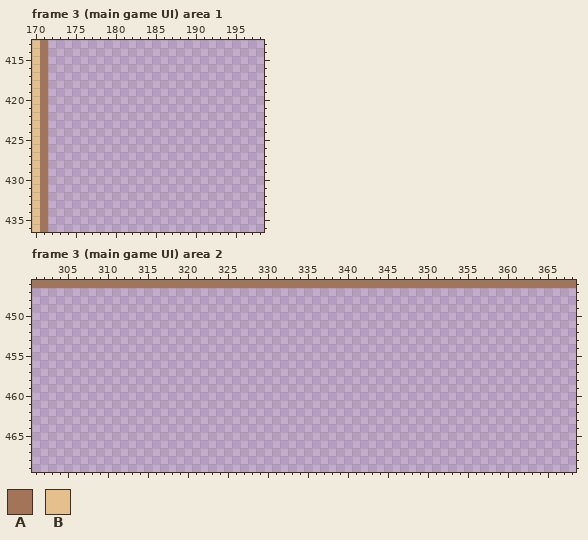
Two states of a pixel-art file, Assets/Textures/UI/UI Atlas.aseprite. This is how it looked before the edit.
500x494 pixels, 5 frames. Shown: frame 3 (main game UI) area 1: x 170..198, y 413..436; frame 3 (main game UI) area 2: x 301..368, y 446..469. The commit also changed other frames or places, which this record leaves out.
Visible layers, top first: "Layer 2", "Layer 7", "Layer 5", "GAME OVER UI Copy", "Layer 6", "Layer 1".
Palette (. is transparent): A #a37457  B #e5c08d
Pixels before, frame 3 (main game UI) area 1, first column x 170:
413 BA
414 BA
415 BA
416 BA
417 BA
418 BA
419 BA
420 BA
421 BA
422 BA
423 BA
424 BA
425 BA
426 BA
427 BA
428 BA
429 BA
430 BA
431 BA
432 BA
433 BA
434 BA
435 BA
436 BA
Pixels before, frame 3 (main game UI) area 2, first column x 301:
446 AAAAAAAAAAAAAAAAAAAAAAAAAAAAAAAAAAAAAAAAAAAAAAAAAAAAAAAAAAAAAAAAAAAA
The same view after the edit:
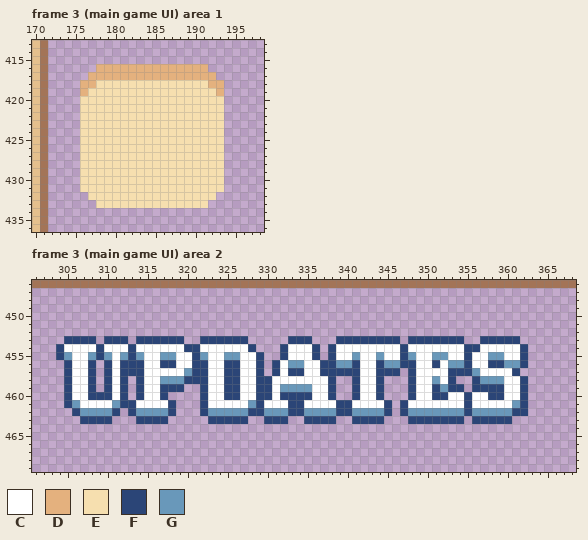
Colours new in this view: C #ffffff  D #e4b17e  E #f6dfaf  F #2b4577  G #6998ba
The edit:
Changed rows in their new state; - is an unchanged pixel.
Frame 3 (main game UI) area 1, layer "Layer 1":
first column x 176:
416 --DDDDDDDDDDDDDD--
417 -DDDDDDDDDDDDDDDD-
418 DDEEEEEEEEEEEEEEDD
419 DEEEEEEEEEEEEEEEED
420 EEEEEEEEEEEEEEEEEE
421 EEEEEEEEEEEEEEEEEE
422 EEEEEEEEEEEEEEEEEE
423 EEEEEEEEEEEEEEEEEE
424 EEEEEEEEEEEEEEEEEE
425 EEEEEEEEEEEEEEEEEE
426 EEEEEEEEEEEEEEEEEE
427 EEEEEEEEEEEEEEEEEE
428 EEEEEEEEEEEEEEEEEE
429 EEEEEEEEEEEEEEEEEE
430 EEEEEEEEEEEEEEEEEE
431 EEEEEEEEEEEEEEEEEE
432 -EEEEEEEEEEEEEEEE-
433 --EEEEEEEEEEEEEE--
Frame 3 (main game UI) area 2, layer "Layer 7":
first column x 304:
453 -FFFF-FFF-FFFFFF--FFFFFF-----FFF---FFFFFFFF-FFFFFFF--FFFFF-
454 FCCCCFCCCFCCCCCCFFCCCCCCF---FCCCF-FCCCCCCCCFCCCCCCCFFCCCCCF
455 FGCCGFGCGFGCCGGCCFGCCGGCCF--FCCCF-FCCGCCGCCFGCCGGCCFCCGGCCF
456 -FCCF-FCFFFCCFFCCFFCCFFCCF-FCGGCCFFGGFCCFGGFFCCFCGGFCCFFGGF
457 -FCCF-FCFFFCCCCCGFFCCFFCCF-FCFFCCFFFFFCCFFF-FCCCCFFFGCCCCF-
458 -FCCF-FCF-FCCGGGFFFCCFFCCFFCCCCCCCF--FCCF---FCCGCF--FGGGCCF
459 -FCCF-FCF-FCCFFF--FCCFFCCFFCGGGGCCF--FCCF---FCCFGFF-FFFFCCF
460 -FCCFFFCF-FCCF----FCCFFCCFFCFFFFCCF--FCCF---FCCFFCCFCCFFCCF
461 -FGCCCCGFFCCCCF---FCCCCCGFCCCFFCCCCFFCCCCF-FCCCCCCCFCCCCCGF
462 --FGGGGF-FGGGGF---FGGGGGFFGGGFFGGGGFFGGGGF-FGGGGGGGFGGGGGFF
463 ---FFFF---FFFF-----FFFFF--FFF--FFFF--FFFF---FFFFFFF-FFFFF--
